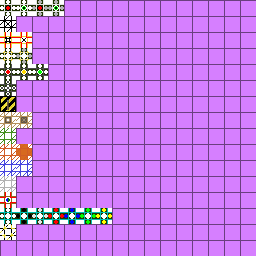
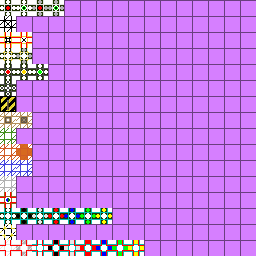
Layers edited between the first and the second 256×256 image:
added layer "15*16+2 diamond power pipe" above "15*16+0 power iron" over (32, 240, 144, 256)
added layer "15*16+0 power iron" above "14*16+0 stripes" over (0, 240, 32, 256)
painted on "Ebene 6" over (0, 240, 144, 256)
